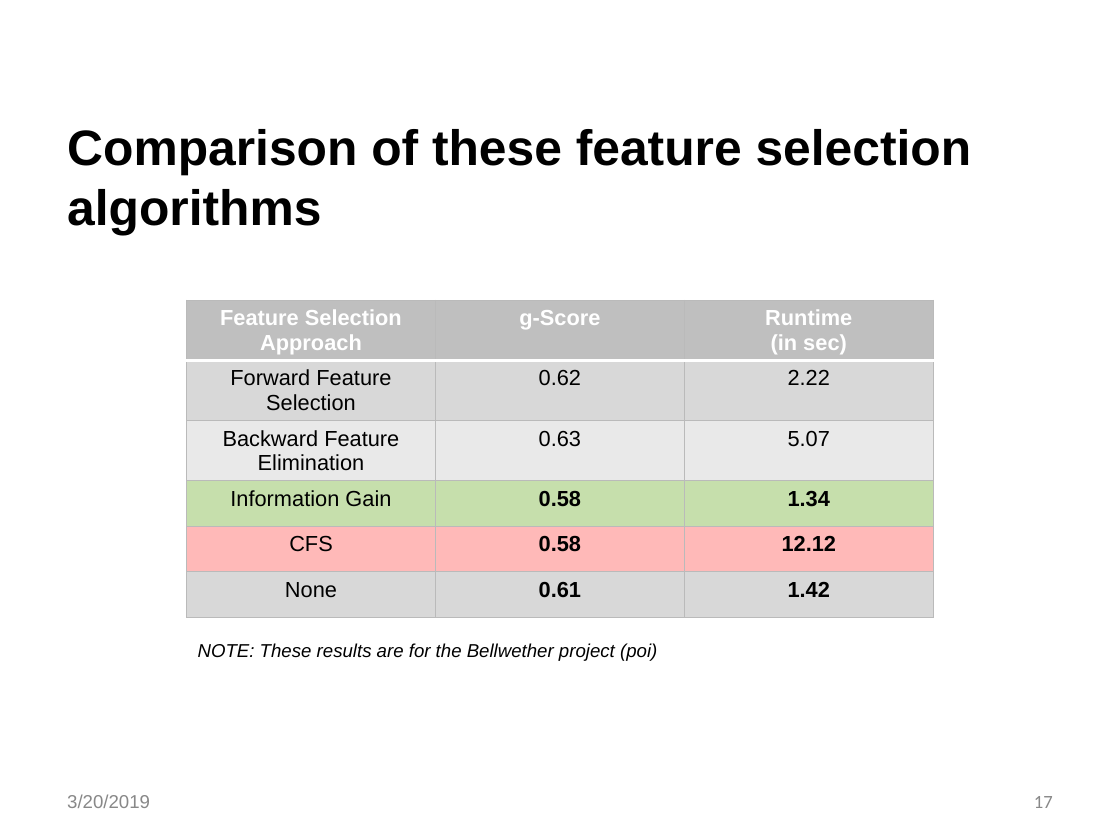
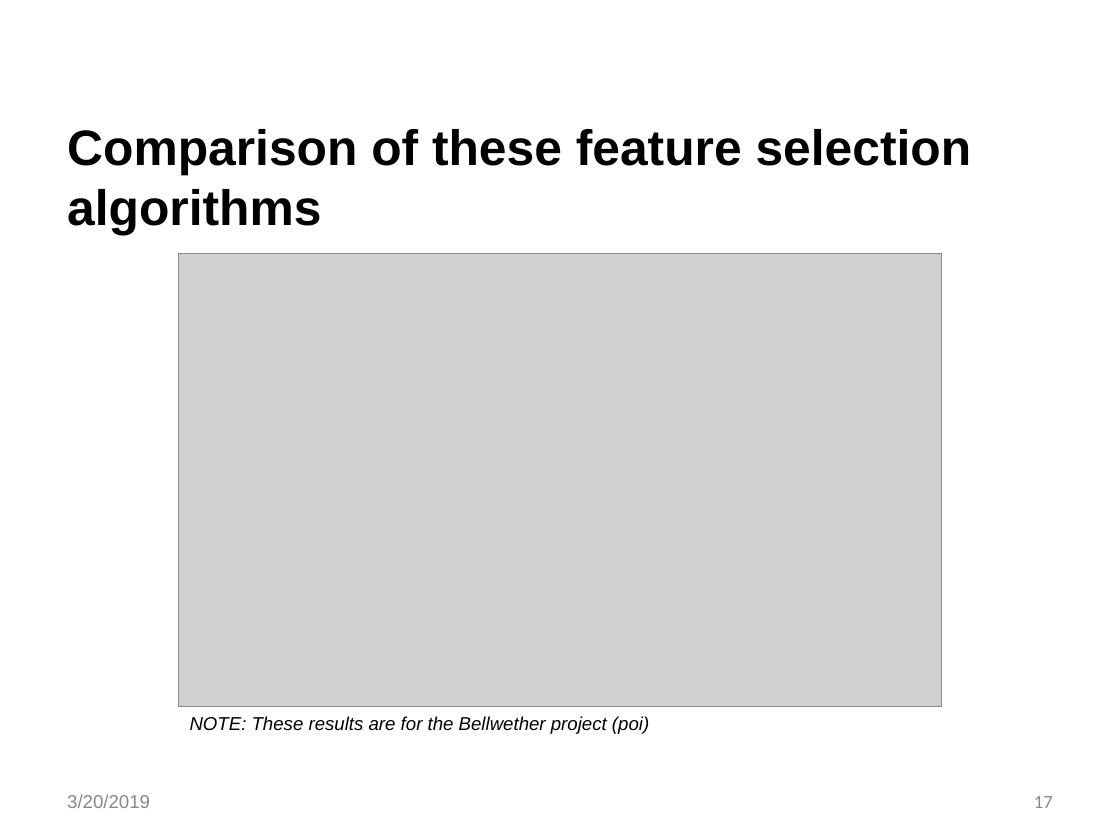
Before and after one commit to akshaynalwaya/Thesis-project-Bellwethers, a slide deck: slide 17 of Bellwethers.pptx. Drawn at 1120x840 pixels with LibreOffice and Linux fonts; fonts in the diff are those of the drawing; grey boxes stand for pictures; background and template pictures are left out. Boxes give left, top, right and bottom in pixels: in the first picture for what was removed or moved away, otherwise in the second. Text is boxed around its words. In the diff, an @@ line names an element or a change of style, - is before the commit and + after.

```diff
--- a/Bellwethers.pptx
+++ b/Bellwethers.pptx
@@ picture added at box(178, 254, 941, 707) @@
@@ table removed at box(187, 300, 933, 627), 6 rows, 3 columns @@
-Feature Selection Approach | g-Score | Runtime / (in sec)
-Forward Feature Selection | 0.62 | 2.22
-Backward Feature Elimination | 0.63 | 5.07
-Information Gain | 0.58 | 1.34
-CFS | 0.58 | 12.12
-None | 0.61 | 1.42
@@ text "NOTE: These results are for ...": place and size @@
-text "NOTE: These results are for ..." at box(198, 643, 657, 661)
+text "NOTE: These results are for ..." at box(190, 716, 649, 734)
```
Also in this commit, not shown: 2 other slides changed, 1 other file.
